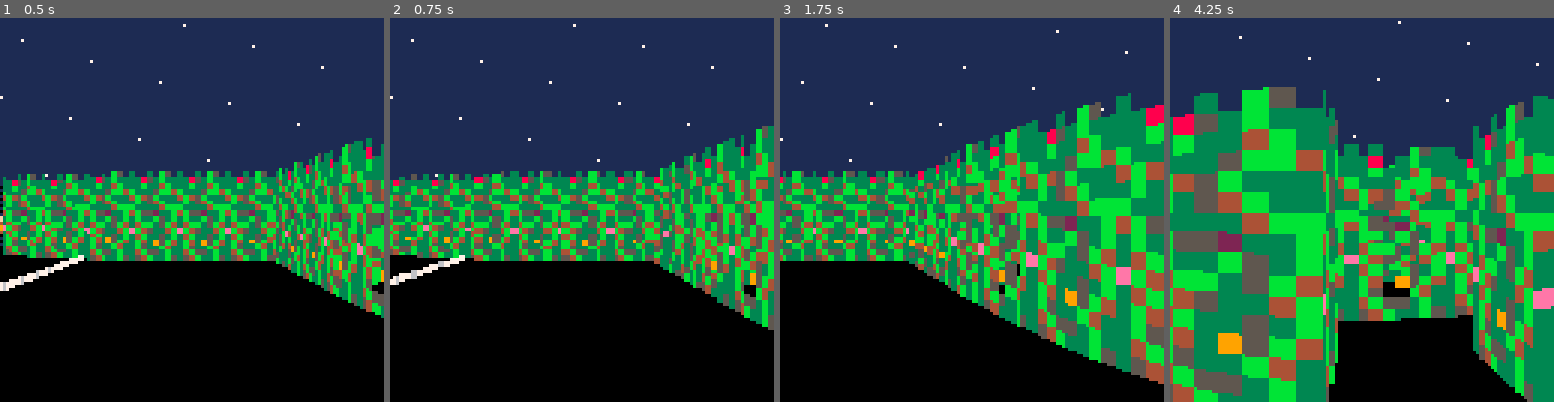
Above: before the commit, frames 1-4 (left to right).
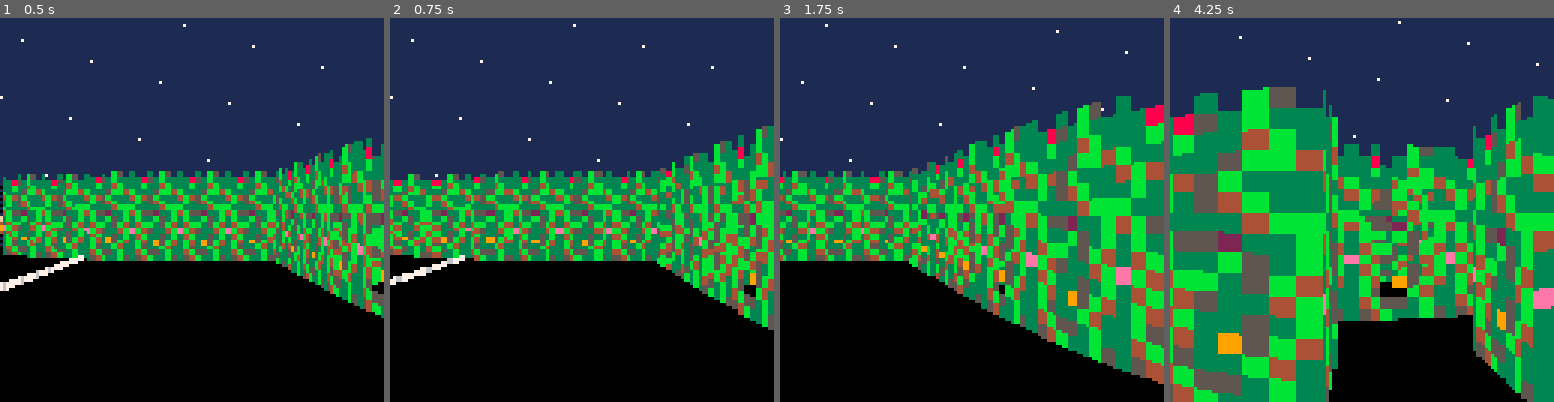
Above: after the commit, the same moments.

Repository: jcwilk/anx
Game: PICO-8 cartridge anx.p8
Two runs of this game, one before a commit and one after it. Both use one fixed random seed, a clock stepped at 60 frames per second and the inputs below.
Inputs:
- Up to frame 1 (0.5 s): tap X (X key) at 0.33 s
- Up to frame 2 (0.75 s): tap O (Z key) at 0.7 s
- Up to frame 3 (1.75 s): tap X (X key) at 1.07 s; hold Right from 1.6 s (still down); tap O (Z key) at 1.7 s
- Up to frame 4 (4.25 s): tap X (X key) at 1.85, 2.97, 4.08 s; release Right at 2.1 s; tap O (Z key) every 0.4 s from 2.1 to 4.1 s; hold Up 2.15-2.42 s; hold Right 2.47-3.03 s; hold Left 3.08-3.58 s; hold Down 3.63-3.97 s; hold Right from 4.02 s (still down)

Frame 1 is identical in both runs. In frame 2, 7.6% of the frame differs, in the area x 1-93%, y 30-78%; in frame 3, 6.0%; in frame 4, 3.9%.

Commit message:
Cleanup map tile detection and doors, fix sky

Diff:
--- a/anx.p8
+++ b/anx.p8
@@ -242,10 +242,38 @@
 
 cached_sprites={}
 
+function is_sprite_wall(sprite_id)
+ return sprite_id > 0 and not fget(sprite_id,7) and not fget(sprite_id,6)
+end
+
+function is_sprite_wall_transparent(sprite_id)
+ return fget(sprite_id,0)
+end
+
+function is_sprite_mob(sprite_id)
+ return fget(mob_id,7)
+end
+
+function is_sprite_skybox(sprite_id)
+ return fget(sprite_id,6)
+end
+
+function is_sprite_half_height(sprite_id)
+ return fget(sprite_id,2)
+end
+
+function is_sprite_wall_solid(sprite_id)
+ return not fget(sprite_id,3)
+end
+
+function is_sprite_door(sprite_id)
+ return fget(sprite_id,1)
+end
+
 function cache_sprite(sprite_id)
  if not cached_sprites[sprite_id] then
   local pixels_tall=16
-  if fget(sprite_id,2) then
+  if is_sprite_half_height(sprite_id) then
    pixels_tall=8
   end
   local spritex=8*(sprite_id%16)
@@ -354,7 +382,7 @@
  local spritey=8*(mob.sprite_id/16)
 
  local total_rows=16
- if fget(mob.sprite_id,2) then --hax for half height mobs
+ if is_sprite_half_height(mob.sprite_id) then --hax for half height mobs
   total_rows=8
   spritey-=8
  end
@@ -517,23 +545,9 @@
     else
      sprite_id = mget(curr_cross,-curr_axis)
     end
-    if not mob.sprite_id and sprite_id > 0 and not fget(sprite_id,7) and not fget(sprite_id,3) then
-     if fget(sprite_id,1) then
-      if axis=='x' then
-       mob.entering_door=mget(curr_axis+tounit(diff),-curr_cross)
-       x=curr_axis+2.5*tounit(diff)
-       y=curr_cross
-      else
-       mob.entering_door=mget(curr_cross,-curr_axis-tounit(diff))
-       x=curr_cross
-       y=curr_axis+2.5*tounit(diff)
-      end
-      mob.coords = makevec2d(x,y)
-      return
-     else
-      filtered = curr_axis-tounit(diff)*(.5+mob.hitbox_radius+.001)
-     end
-    elseif sprite_id > 0 and not fget(sprite_id,7) and not fget(sprite_id,3) then --TODO clean this up
+    if not mob.sprite_id and is_sprite_wall(sprite_id) and is_sprite_wall_solid(sprite_id) then
+     filtered = curr_axis-tounit(diff)*(.5+mob.hitbox_radius+.001)
+    elseif is_sprite_wall(sprite_id) and is_sprite_wall_solid(sprite_id) then
      filtered = curr_axis-tounit(diff)*(.5+mob.hitbox_radius+.001)
     end
    end
@@ -545,16 +559,8 @@
  local function apply_movement(mob,movement)
   mob.entering_door=false
   local x=filter_axis(mob,'x',movement.x)
-
-  if mob.entering_door then
-   return
-  end
-
   local y=filter_axis(mob,'y',movement.y)
-
-  if not mob.entering_door then
-   mob.coords = makevec2d(x,y)
-  end
+  mob.coords = makevec2d(x,y)
  end
 
  local function default_update(mob)
@@ -590,7 +596,7 @@
    entering_door=false,
    hitbox_radius=0.45
   }
-  if sprite_id == 17 then
+  if sprite_id == 17 or sprite_id == 16 then
    obj.update=spin
   else
    obj.update=default_update
@@ -608,6 +614,11 @@
 height_scale=20 -- multiplier for something at distance of one after dividing by field of view
 height_ratio=.6
 distance_to_screen=.5
+
+function set_skybox(sprite_id)
+ sky_color=sget(8*(sprite_id%16),8*flr(sprite_id/16))
+ ground_color=sget(8*(sprite_id%16),8*flr(sprite_id/16)+4)
+end
 
 start_time=0
 max_width=0
@@ -694,12 +705,12 @@
    end
 
    sprite_id=mget(currx,-curry)
-   if sprite_id > 0 and not fget(sprite_id,7) then
-    if not fget(sprite_id,0) then
+   if is_sprite_wall(sprite_id) then
+    if not is_sprite_wall_transparent(sprite_id) then
      found=true
     end
 
-    if found or not last_tile_occupied or (last_tile_occupied != sprite_id and fget(last_tile_occupied,3)) then
+    if found or not last_tile_occupied or (last_tile_occupied != sprite_id and is_sprite_wall_transparent(sprite_id)) then
      pixel_col=flr(((intx+inty)%1)*8)
      if reversed then
       pixel_col=7-pixel_col
@@ -711,6 +722,10 @@
     end
     last_tile_occupied=sprite_id
    else
+    if need_new_skybox and is_sprite_skybox(sprite_id) then
+     need_new_skybox=false
+     set_skybox(sprite_id)
+    end
     last_tile_occupied=false
    end
    if not found and mob_pos_map[currx] and mob_pos_map[currx][curry] then
@@ -754,7 +769,7 @@
 for x=0,127 do
  for y=0,63 do
   mob_id=mget(x,y)
-  if fget(mob_id,7) then
+  if is_sprite_mob(mob_id) then
    mobile_pool.make(makemobile(mob_id,makevec2d(x,-y),makeangle(rnd())))
   end
  end
@@ -852,12 +867,11 @@
 
  player:apply_movement(offset*0.1)
 
- if player.entering_door == 11 then
-  sky_color=1
-  ground_color=3
- elseif player.entering_door == 5 then
-  sky_color=7
-  ground_color=2
+ local curr_tile_sprite_id=mget(round(player.coords.x),round(-player.coords.y))
+ if is_sprite_door(curr_tile_sprite_id) then
+  need_new_skybox=true
+ elseif is_sprite_skybox(curr_tile_sprite_id) then
+  set_skybox(curr_tile_sprite_id)
  end
 
  tick_anxiety()
@@ -885,11 +899,7 @@
  return (m.coords-player.coords):diamond_distance()
 end
 
-mob_pos_map={}
-sky_color=1
-ground_color=0
-fog_color=0
-function _draw()
+function draw_background()
  rectfill(0,0,127,63,sky_color)
  rectfill(0,64,127,127,ground_color)
  draw_stars()
@@ -901,15 +911,19 @@
    pset(i,j+i%2,sky_color)
   end
  end
-
-
- --draw_walls()
+end
+
+mob_pos_map={}
+sky_color=1
+ground_color=0
+fog_color=0
+function _draw()
+ draw_background()
+
  mob_pos_map={}
  mobile_pool:each(function(mob)
   for x=flr(mob.coords.x),ceil(mob.coords.x) do
    for y=flr(mob.coords.y),ceil(mob.coords.y) do
-  -- local x=round(mob.coords.x)
-  -- local y=round(mob.coords.y)
     mob_pos_map[x] = mob_pos_map[x] or {}
     mob_pos_map[x][y] = mob_pos_map[x][y] or {}
     add(mob_pos_map[x][y],mob)
@@ -1188,7 +1202,7 @@
 
 
 __gff__
-000d000001020001010100030100000000840000000000000000000000000000808001020101000000000000000000000000000080800000000000000000000000000000000000000000000000000000000000000000000000000000000000000000000000000000000000000000000000000000000000000000000000000000
+000d0000010a00010101000b01000000848400000000000000000000000000008080010a0101004040000000000000000000000080800040400000000000000000000000000000000000000000000000000000000000000000000000000000000000000000000000000000000000000000000000000000000000000000000000
 0000000000000000000000000000000000000000000000000000000000000000000000000000000000000000000000000000000000000000000000000000000000000000000000000000000000000000000000000000000000000000000000000000000000000000000000000000000000000000000000000000000000000000
 __map__
 0606060606060606060606060606060606060600000000000000000000000000000000000000000000000000000000000000000000000000000000000000000000000000000000000000000000000000000000000000000000000000000000000000000000000000000000000000000000000000000000000000000000000000
--- a/main.lua
+++ b/main.lua
@@ -5,6 +5,11 @@
 height_scale=20 -- multiplier for something at distance of one after dividing by field of view
 height_ratio=.6
 distance_to_screen=.5
+
+function set_skybox(sprite_id)
+  sky_color=sget(8*(sprite_id%16),8*flr(sprite_id/16))
+  ground_color=sget(8*(sprite_id%16),8*flr(sprite_id/16)+4)
+end
 
 start_time=0
 max_width=0
@@ -91,12 +96,12 @@
       end
 
       sprite_id=mget(currx,-curry)
-      if sprite_id > 0 and not fget(sprite_id,7) then
-        if not fget(sprite_id,0) then
+      if is_sprite_wall(sprite_id) then
+        if not is_sprite_wall_transparent(sprite_id) then
           found=true
         end
 
-        if found or not last_tile_occupied or (last_tile_occupied != sprite_id and fget(last_tile_occupied,3)) then
+        if found or not last_tile_occupied or (last_tile_occupied != sprite_id and is_sprite_wall_transparent(sprite_id)) then
           pixel_col=flr(((intx+inty)%1)*8)
           if reversed then
             pixel_col=7-pixel_col
@@ -108,6 +113,10 @@
         end
         last_tile_occupied=sprite_id
       else
+        if need_new_skybox and is_sprite_skybox(sprite_id) then
+          need_new_skybox=false
+          set_skybox(sprite_id)
+        end
         last_tile_occupied=false
       end
       if not found and mob_pos_map[currx] and mob_pos_map[currx][curry] then
@@ -151,7 +160,7 @@
 for x=0,127 do
   for y=0,63 do
     mob_id=mget(x,y)
-    if fget(mob_id,7) then
+    if is_sprite_mob(mob_id) then
       mobile_pool.make(makemobile(mob_id,makevec2d(x,-y),makeangle(rnd())))
     end
   end
@@ -249,12 +258,11 @@
 
   player:apply_movement(offset*0.1)
 
-  if player.entering_door == 11 then
-    sky_color=1
-    ground_color=3
-  elseif player.entering_door == 5 then
-    sky_color=7
-    ground_color=2
+  local curr_tile_sprite_id=mget(round(player.coords.x),round(-player.coords.y))
+  if is_sprite_door(curr_tile_sprite_id) then
+    need_new_skybox=true
+  elseif is_sprite_skybox(curr_tile_sprite_id) then
+    set_skybox(curr_tile_sprite_id)
   end
 
   tick_anxiety()
@@ -282,11 +290,7 @@
   return (m.coords-player.coords):diamond_distance()
 end
 
-mob_pos_map={}
-sky_color=1
-ground_color=0
-fog_color=0
-function _draw()
+function draw_background()
   rectfill(0,0,127,63,sky_color)
   rectfill(0,64,127,127,ground_color)
   draw_stars()
@@ -298,15 +302,19 @@
       pset(i,j+i%2,sky_color)
     end
   end
-
-
-  --draw_walls()
+end
+
+mob_pos_map={}
+sky_color=1
+ground_color=0
+fog_color=0
+function _draw()
+  draw_background()
+
   mob_pos_map={}
   mobile_pool:each(function(mob)
     for x=flr(mob.coords.x),ceil(mob.coords.x) do
       for y=flr(mob.coords.y),ceil(mob.coords.y) do
-    -- local x=round(mob.coords.x)
-    -- local y=round(mob.coords.y)
         mob_pos_map[x] = mob_pos_map[x] or {}
         mob_pos_map[x][y] = mob_pos_map[x][y] or {}
         add(mob_pos_map[x][y],mob)
--- a/sprites.p8
+++ b/sprites.p8
@@ -242,10 +242,38 @@
 
 cached_sprites={}
 
+function is_sprite_wall(sprite_id)
+  return sprite_id > 0 and not fget(sprite_id,7) and not fget(sprite_id,6)
+end
+
+function is_sprite_wall_transparent(sprite_id)
+  return fget(sprite_id,0)
+end
+
+function is_sprite_mob(sprite_id)
+  return fget(mob_id,7)
+end
+
+function is_sprite_skybox(sprite_id)
+  return fget(sprite_id,6)
+end
+
+function is_sprite_half_height(sprite_id)
+  return fget(sprite_id,2)
+end
+
+function is_sprite_wall_solid(sprite_id)
+  return not fget(sprite_id,3)
+end
+
+function is_sprite_door(sprite_id)
+  return fget(sprite_id,1)
+end
+
 function cache_sprite(sprite_id)
   if not cached_sprites[sprite_id] then
     local pixels_tall=16
-    if fget(sprite_id,2) then
+    if is_sprite_half_height(sprite_id) then
       pixels_tall=8
     end
     local spritex=8*(sprite_id%16)
@@ -354,7 +382,7 @@
   local spritey=8*(mob.sprite_id/16)
 
   local total_rows=16
-  if fget(mob.sprite_id,2) then --hax for half height mobs
+  if is_sprite_half_height(mob.sprite_id) then --hax for half height mobs
     total_rows=8
     spritey-=8
   end
@@ -517,23 +545,9 @@
         else
           sprite_id = mget(curr_cross,-curr_axis)
         end
-        if not mob.sprite_id and sprite_id > 0 and not fget(sprite_id,7) and not fget(sprite_id,3) then
-          if fget(sprite_id,1) then
-            if axis=='x' then
-              mob.entering_door=mget(curr_axis+tounit(diff),-curr_cross)
-              x=curr_axis+2.5*tounit(diff)
-              y=curr_cross
-            else
-              mob.entering_door=mget(curr_cross,-curr_axis-tounit(diff))
-              x=curr_cross
-              y=curr_axis+2.5*tounit(diff)
-            end
-            mob.coords = makevec2d(x,y)
-            return
-          else
-            filtered = curr_axis-tounit(diff)*(.5+mob.hitbox_radius+.001)
-          end
-        elseif sprite_id > 0 and not fget(sprite_id,7) and not fget(sprite_id,3) then --TODO clean this up
+        if not mob.sprite_id and is_sprite_wall(sprite_id) and is_sprite_wall_solid(sprite_id) then
+          filtered = curr_axis-tounit(diff)*(.5+mob.hitbox_radius+.001)
+        elseif is_sprite_wall(sprite_id) and is_sprite_wall_solid(sprite_id) then
           filtered = curr_axis-tounit(diff)*(.5+mob.hitbox_radius+.001)
         end
       end
@@ -545,16 +559,8 @@
   local function apply_movement(mob,movement)
     mob.entering_door=false
     local x=filter_axis(mob,'x',movement.x)
-
-    if mob.entering_door then
-      return
-    end
-
     local y=filter_axis(mob,'y',movement.y)
-
-    if not mob.entering_door then
-      mob.coords = makevec2d(x,y)
-    end
+    mob.coords = makevec2d(x,y)
   end
 
   local function default_update(mob)
@@ -590,7 +596,7 @@
       entering_door=false,
       hitbox_radius=0.45
     }
-    if sprite_id == 17 then
+    if sprite_id == 17 or sprite_id == 16 then
       obj.update=spin
     else
       obj.update=default_update
Not shown, changed: 37 lines of the sprite sheet (__gfx__) section of anx.p8
